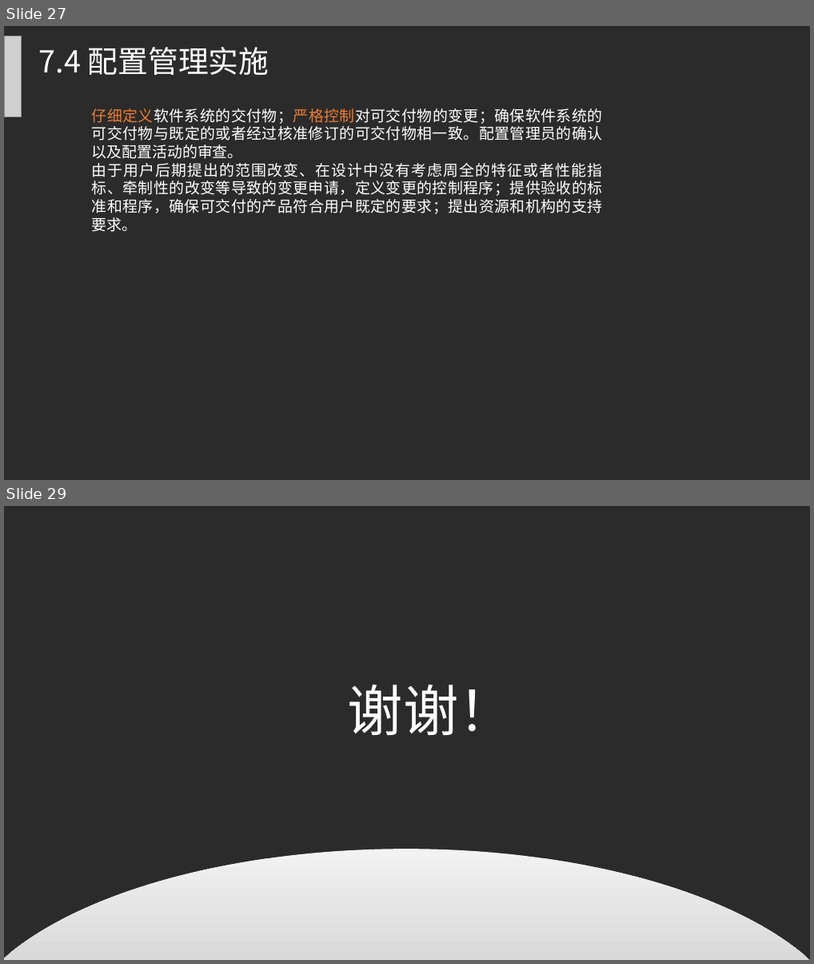
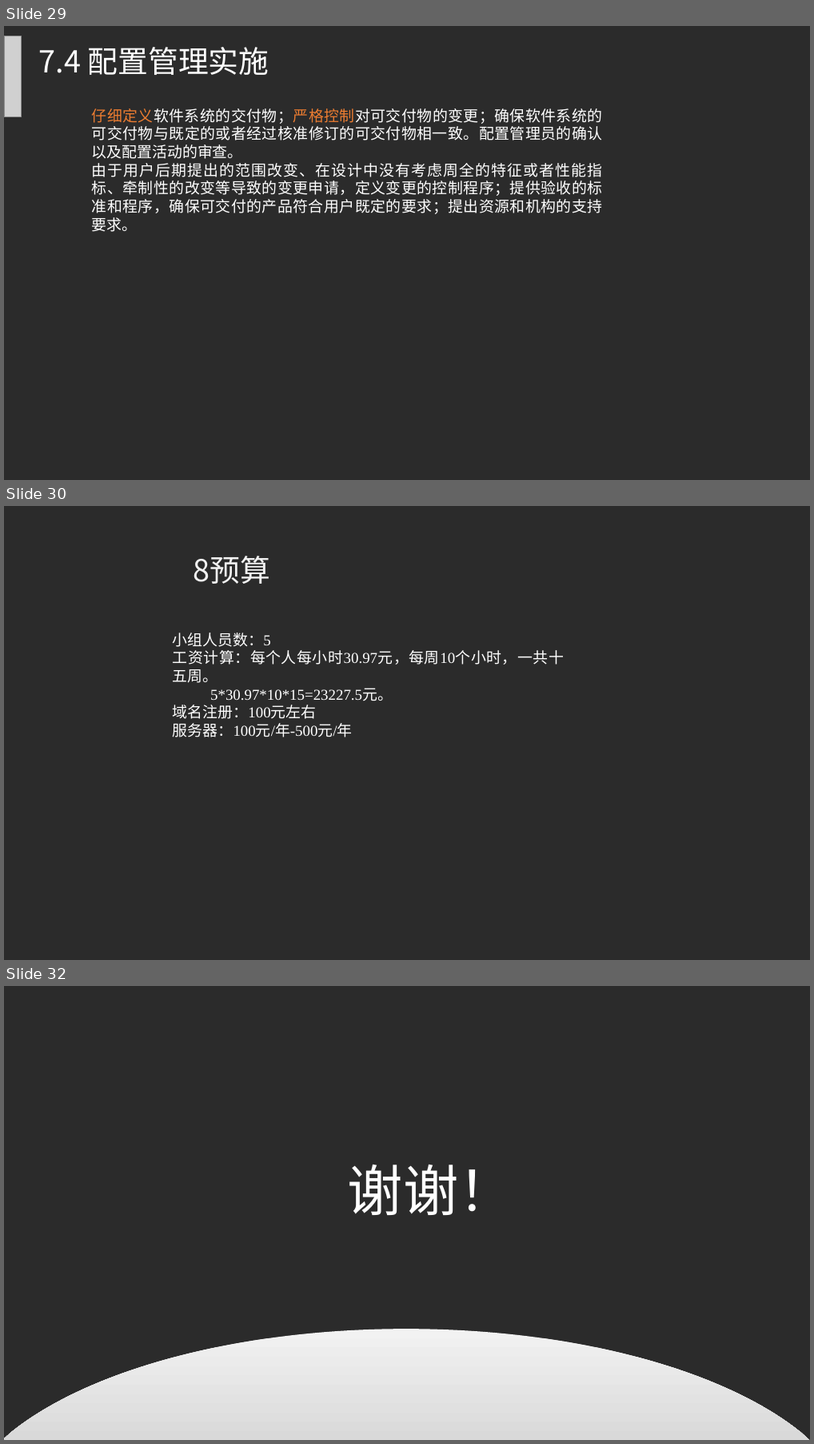
Before and after one commit to PRD2017-G07/G07-teamwork, a slide deck: 0PPT/需求工程计划评审.ppt. Shown one above the other, each under a label of ours: slides 27 and 29 before the commit, slides 29, 30 and 32 after it; the slides between them are not shown. The pictures are 814x964 and 814x1444 pixels, drawn with LibreOffice and Linux fonts; fonts in the diff are those of the drawing; grey boxes stand for pictures; background and template pictures are left out; a plain dark background stands for a picture behind light text. Boxes give left, top, right and bottom in pixels: in the first picture for what was removed or moved away, otherwise in the second. Text is boxed around its words. In the diff, an @@ line names an element or a change of style, - is before the commit and + after.

```diff
--- a/0PPT/需求工程计划评审.ppt
+++ b/0PPT/需求工程计划评审.ppt
@@ slide 30 added at bbox=[4, 506, 810, 960], background picture (left out) @@
@@ text added at bbox=[193, 556, 270, 584], 36 pt, text #F2F2F2 @@
+8预算
@@ text added at bbox=[173, 632, 564, 737], 18 pt, text #FFFFFF @@
+小组人员数：5
+工资计算：每个人每小时30.97元，每周10个小时，一共十五周。
+5*30.97*10*15=23227.5元。
+域名注册：100元左右
+服务器：100元/年-500元/年
@@ what was slide 27 is now slide 29 @@
@@ what was slide 29 is now slide 32 @@
```
Also in this commit, not shown: 7 slides changed, 3 other slides added, 1 slide removed.
